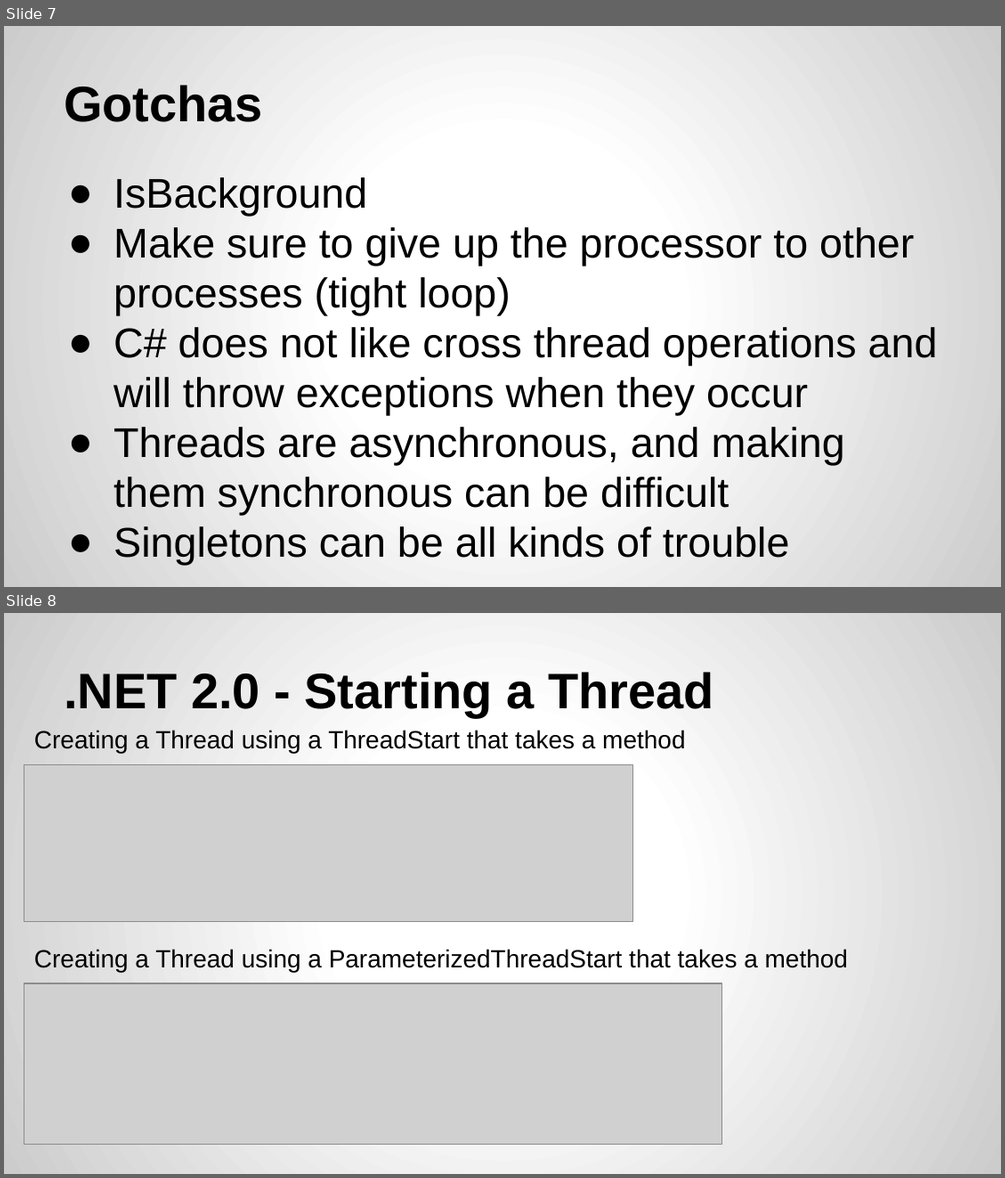
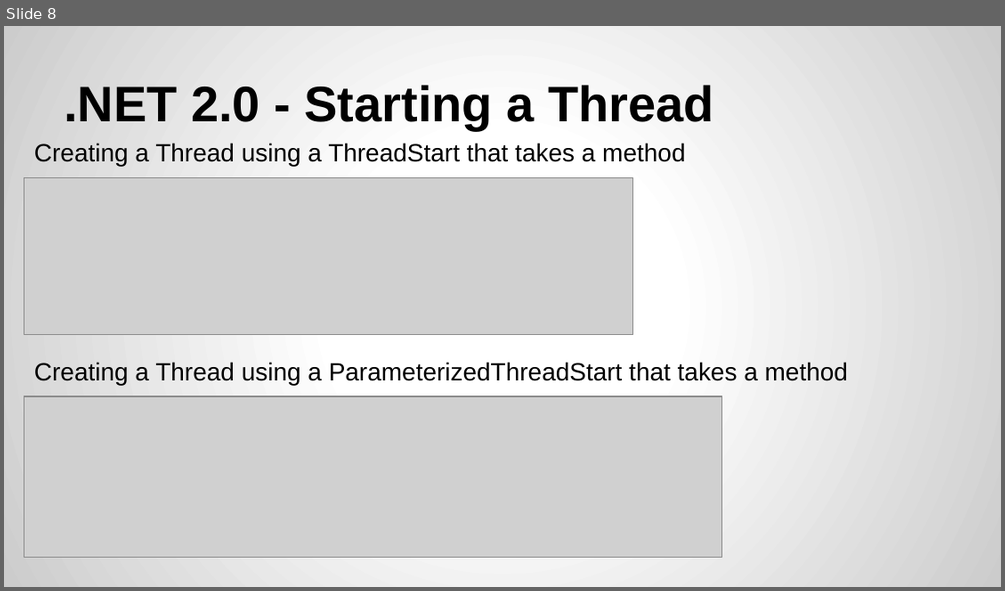
Before and after one commit to CSharpDevConnect/CSharpThreading01, a slide deck: C# Threading.pptx. Shown one above the other, each under a label of ours: slides 7 and 8 before the commit, slide 8 after it. The pictures are 1005x1178 and 1005x591 pixels, drawn with LibreOffice and Linux fonts; fonts in the diff are those of the drawing; grey boxes stand for pictures. Boxes give left, top, right and bottom in pixels: in the first picture for what was removed or moved away, otherwise in the second. Text is boxed around its words. In the diff, an @@ line names an element or a change of style, - is before the commit and + after.

```diff
--- a/C# Threading.pptx
+++ b/C# Threading.pptx
@@ slide 7 removed at <box>4,26,1001,587</box>, background gradient #FFFFFF to #CCCCCC @@
@@ title removed at <box>64,85,263,122</box> @@
-Gotchas
@@ text removed at <box>113,177,938,565</box> @@
-● IsBackground
-● Make sure to give up the processor to other processes (tight loop)
-● C# does not like cross thread operations and will throw exceptions when they occur
-● Threads are asynchronous, and making them synchronous can be difficult
-● Singletons can be all kinds of trouble
```
Also in this commit, not shown: 7 slides changed, 7 slides added, 1 other slide removed, 2 other files.
